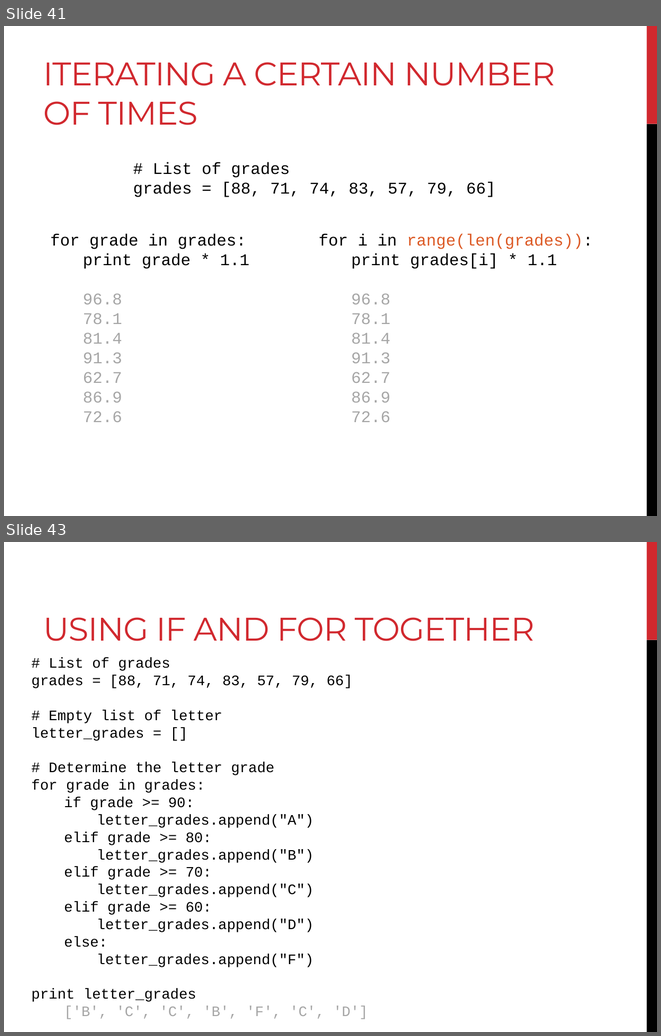
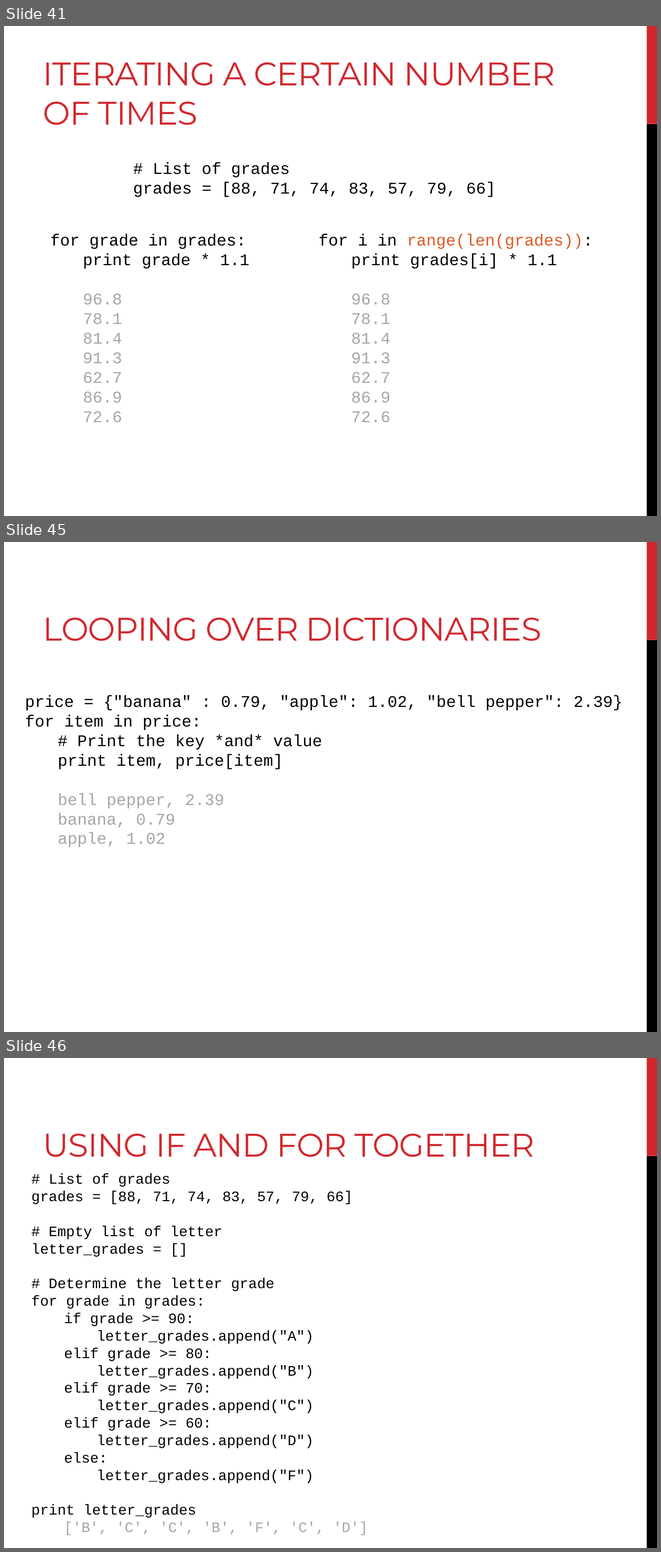
Before and after one commit to BjornFJohansson/ccbb_bigdata2015_python, a slide deck: slides/day2_slides.pptx. Shown one above the other, each under a label of ours: slides 41 and 43 before the commit, slides 41, 45 and 46 after it; the slides between them are not shown. The pictures are 661x1036 and 661x1552 pixels, drawn with LibreOffice and Linux fonts; fonts in the diff are those of the drawing. Boxes give left, top, right and bottom in pixels: in the first picture for what was removed or moved away, otherwise in the second. Text is boxed around its words. In the diff, an @@ line names an element or a change of style, - is before the commit and + after.

```diff
--- a/slides/day2_slides.pptx
+++ b/slides/day2_slides.pptx
@@ slide 45 added at bbox=[4, 542, 657, 1032], background #FFFFFF; not listed: 2 template elements that a slide beside it also shows @@
@@ title added at bbox=[43, 617, 541, 641], 36 pt, text #D1282E @@
+LOOPING OVER DICTIONARIES
@@ text added at bbox=[25, 695, 623, 847], 18 pt, text #000000 @@
+price = {"banana" : 0.79, "apple": 1.02, "bell pepper": 2.39}
+for item in price:
+# Print the key *and* value
+print item, price[item]
+bell pepper, 2.39
+  banana, 0.79
+  apple, 1.02
@@ what was slide 43 is now slide 46 @@
```
Also in this commit, not shown: 4 other slides added, 3 slides removed, 2 other files.
